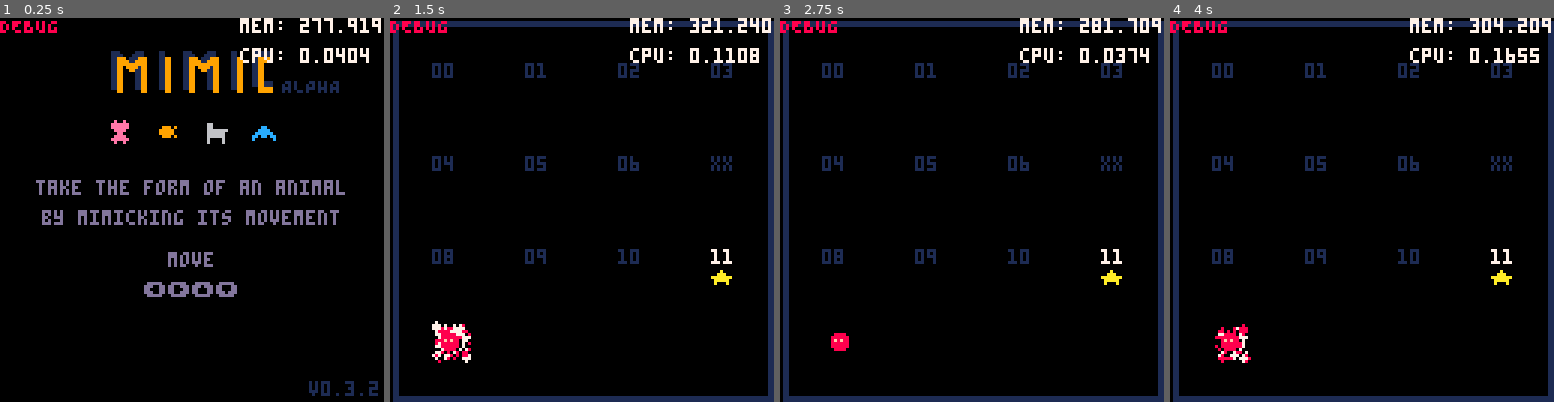
Above: before the commit, frames 1-4 (left to right).
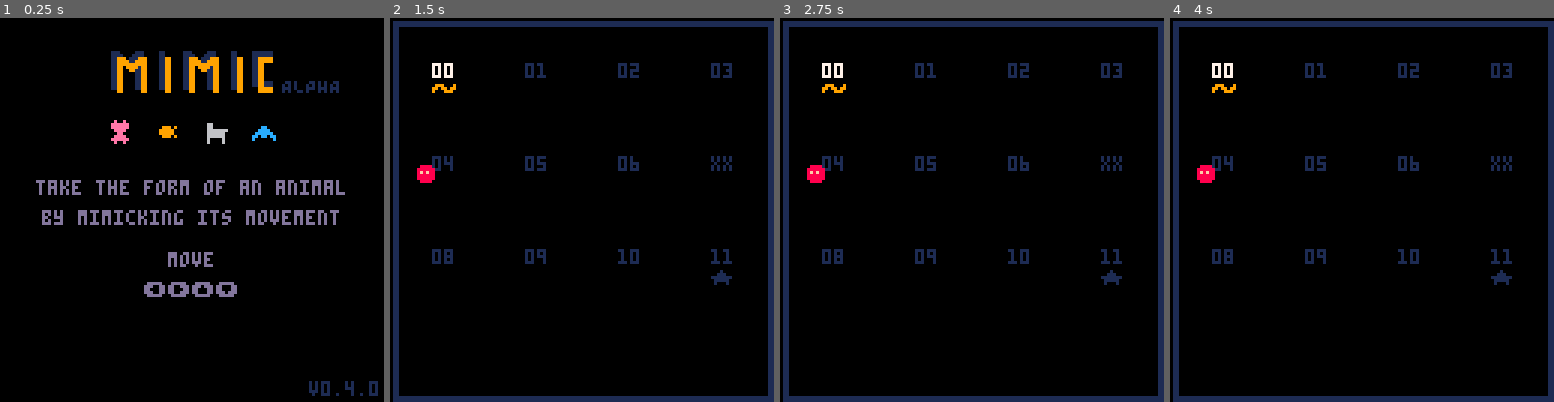
Above: after the commit, the same moments.

Repository: sourencho/mimic
Game: PICO-8 cartridge mimic.p8
The game is run twice, just before and just after one commit, with the same random seed, the same clock (stepped at 60 frames per second) and the same inputs.
Inputs:
- Up to frame 1 (0.25 s): no input
- Up to frame 2 (1.5 s): tap O (Z key) at 0.33, 0.7, 1.43 s; tap X (X key) at 1.07 s
- Up to frame 3 (2.75 s): hold Left 1.97-2.37 s; tap X (X key) at 2.07, 2.4, 2.73 s; tap O (Z key) at 2.22 s; hold Down from 2.42 s (still down)
- Up to frame 4 (4 s): release Down at 2.82 s; hold Right 2.87-3.53 s; tap X (X key) at 3.07, 3.4, 3.73 s; tap O (Z key) at 3.1, 3.98 s; hold Up from 3.58 s (still down)

The runs differ from the first frame. In frame 1, 1.4% of the frame differs, in the area x 0-100%, y 0-99%; in frame 2, 2.7%, in the area x 0-100%, y 0-90%; in frame 3, 2.2%; in frame 4, 2.5%.

Commit message:
Change butter pattern to start on UP and adjust all levels. Also bump to v0.4.0 for big animal features

Diff:
--- a/mimic.p8
+++ b/mimic.p8
@@ -1,13 +1,15 @@
 pico-8 cartridge // http://www.pico-8.com
 version 30
 __lua__
--- mimic v0.3.2
+-- mimic v0.4.0
 -- by sourencho
 
+VERSION = "v0.4.0"
+
 -- DATA
 
 -- SETTINGS
-start_level = 11
+start_level = 0
 level_count = 12
 skip_levels = {7}
 
@@ -24,8 +26,8 @@
 
 level_size = 16
 
-debug_mode = true
-SHOW_STATS = true
+debug_mode = false
+SHOW_STATS = false
 debug = "DEBUG\n"
 
 -- spr numbers 2x2 matrix to support large sprites
@@ -125,7 +127,7 @@
     },
     {
         spr_n = butter_spr,
-        pattern = {DOWN, DOWN, DOWN, UP , UP, UP},
+        pattern = {UP , UP, UP, DOWN, DOWN, DOWN},
         move_abilities = {tree, tree_small, win},
         push_abilities = {},
         display_name = "butterfly",
@@ -1353,7 +1355,7 @@
 
     map(100,58,36,10,8,4)
     print("ALPHA", 94, 20, 1)
-    print("v0.3.2", 103, 121, 1)
+    print(VERSION, 103, 121, 1)
 
     print(splash_inst_1, hcenter(splash_inst_1), 54, 13)
     print(splash_inst_2, hcenter(splash_inst_2), 64, 13)
@@ -1802,31 +1804,31 @@
 060626161616060505343737373537350000000000000000000000000000000006060606060606060606e5f5f4f4f5e500000000000000000000000000000000
 05052414051515751614171415151515000000000000000000000000000000001414140714141414243436342714141400000000000000000000000000000000
 167784848784848484978484c435353500000000007000000000000000000014061606161606061606f4e5f4f4e4f4e400000000000000000000000000000000
-15151414142514751614260714151515000000000072000000005100000000001417140714141414344644373414141400000000000000000000000000000000
-167514173535053534350505768494370000000000000000000000000000001406161616f4e5e4f4e5f4e4e4f4f4f4f500005100000000000000000000000000
+15151414142514751614260714151515000000000072000000000000000000001417140714141414344644373414141400000000000000000000000000000000
+167514173535053534350505768494370000000000000000000000000000001406161616f4e5e4f4e5f4e4e4f4f4f4f500000000000000000000000000000000
 05071414141417a71616161414241515000000000000000000000000000000001414141414141436343534363536241400000000000000000000000000000000
 167507343536051535363447053575370000007100000000000000000000001406160616e5e4f4f4e5f4f5f404e4f5e400000000000000000000000000000000
 17141427140514751616167484a41515000000000000000000000000000000001414141414143437353634053435341400000000000000007100000000000000
 26b7171436353505050535054736a7370000000000000000000000000000000006160616f4e4f4f4e4f4e4e5e5f4e4e400000000000000009000000000000000
-0614141405050575161616a715151515000000000000000000000000000000001414241414143636343405051546371400000000000000000000000000000000
+0614141405050575161616a715151515000000000000000000005100000000001414241414143636343405051546371400000000000000000000000000000000
 167507170626060615050505343675370000000000000000000000000000000006161616e5f4f5f4e4f4f4f4f4f5e5e500000000000000000000000000000000
 06141405050505958484849615151515000000000000000000000000000000001714141414363534350515150535343500000000000000000000000000000000
 167514140606060606060505053475160000000000000000000000000000000006160616f4e4e5f4f4f4f5f5e5f5f5e500000000000000000000000000000000
 06051515151515752414147515151515000000000000000000000000000000001414141435351515251515151505153400000000000000000000000000000000
-16a714141716161616160615151575160000000000000000000000000000000006160616e4f4f4e5f4f4f4f4f5f5e4e400000000000000000000000000000000
+16a714141716161616160615151575160000000000000000000000000000000006160616e4f4f4e5f4f4f410f5f5e4e400000000000000000000000000000000
 06071574848484d6141474c605150515000000000000000053000000000000001414141415151515151515151515151500000000000000000000720000000000
-1675061414140606161614251407b7260000000000000000000000720000000006161616e5e4e5f5e5e5f4f4f4f5f5e500000000000000000000000000000000
+1675061414140606161614251407b7260000000000000000000000720000000006161616e5e4e5f5e5e5f4f4f4f5f5e500005100000000000000000000000000
 061515a7060606151424751405171515000000000000000000000000000000001414151515151515152515151505151500000000000000000000000000000000
 167506141414140616141414140675060000000000000000000000000000000006161616140724251414141424f5e4f500000000000000000000000000000000
 061516b4060505050714752414141414000000000000000000000000005000001415151516161515151515161515151500000000000000000000000000000000
 06a70616171414240614141406167516000000000000000000000000000000000616071414171407241424141414f5f400000000000000000000000000000000
-06161616060505051515751514241406000000000000000000000000000000001524261414141616161616161616161600005100000000000000000000000000
-2675061617141424242425748484d626000000006100000000000000000000000607141414140714141414141414e4e400000000000000000000000000000000
+06161616060505051515751514241406000000000000000000000000000000001524261414141616161616161616161600000000000000000000000000000000
+2675061617141424242425748484d626000000000000000000000000000000000607141414140714141414141414e4e400000000000000000000000000000000
 06161616060505051515751516060606000000000000000000000000000000000505160624140716161616162416161600000000000000000000000000000000
 06750506171714242425057516161605000000000000000000000000000000000614071414071414241414141414f4e500000000000000000000000000000000
 06161616160505151515b41506060606000000000000000000000000000000000616161614141474848784a40714141614000000000000000000000000000000
 1675050626171414150574d616051535000000000000000000000000000000000614141414141714141414140714f5e500005000000000000000000000000000
-061616161616161515151515060604060000000000000000000000000000000016161616161714a7141714142426241600000000000000530000000000005000
+061616161616161515151515060604060000000000000000000000000000000016161616161714a7141714142426241600005100000000530000000000005000
 26b70605061614051526769425350437000000000000500000000000000000000614241414141414141417141414f5e400000000000000000000000000000000
 060606060606060615051515060606060000000000000000000000000000000084878484849784c6061616160606060600000000000000000000000000000000
 16750626160516161615157515373437000000000000000000000000000000000606060606060606060606060606e5e400000000000000000000000000000000
@@ -2003,48 +2005,48 @@
 616060606160606061616260606061600000000000000000000000000000000041416057414171674c614141707141410000000000000000000000000000000051677848484c6061474849606051606000000000000000000000000000000000626a484878484848794848487848484800000000000000000007000000000000
 60606060606060616060606060606060000000000000000000000000000000004141616a49414141576041414141414100000000000000000000000000000000505151515167484858707a5151516060000000000000000007000000000000005051515150606060515151515051505000000000000000000000000000000000
 6072414241704241417042416060406000050000000000000000000000000000424141616749417057607160606070410000000000000000000000000000000050515151515151516a486c5151606060000000000000000000000000000000005150516060616060515051515160606100000000000000000000000000000000
-6060606060416060606060606061606000000000000000000000000000000000417041416067784858606062606060600000000000000000000000000000000050515051515050515151515151616060002700000000000000000000000015005150606072515151515151516060606000000000050000000000000000000000
+6060606060416060606060606061606000000000000000000000000000000000417041416067784858606062606060600000000000000000000000000000000050515051515050515151515151616060002700000000000000000000000000005150606072515151515151516060606000000000050000000000000000000000
 6160606160714260616061606060606000000000000000000000000000000000414141416060606067496160606260600000000000000000000000000000000051515150515151515150774a51606060000000000000000000000000000000005161604241605151505151505160606100000000000000000000000000000000
 6060626061604170426060606260606000000000000000000000000000000000417141416160606160674848487949610000000000000000000000000007000041424141425151505151575150606060000005000000000000000000000000006061414170616060615150515150506000000000000000000000270000000000
-626060606060606070416060606160600000000000000000000000001500000071414170414141416060616160606a4800000000000000000000000000000000515141414141715147796c5160616061000000000000000000000000000000006041714141414161605160605151506000000000000000000000000000000000
-6060606060606260627060606060626000000000000000000000000000000000414141714141424141414260606061600000000000000000000000000000150050517748784848486c51515151506060000000000000000000000000000000006142606060607241606060616060616100000000000000000000000000000000
-4878484960606060604260606260606000000000000000000000000000000000414141417041414141414160606060600000000000000000000000000000000060505760505050515151515050516060000000000000000000000000000000006141606160606061606051606060506000000000001500000000000000000000
-6060606a48496060604160606060606000000000000000000000000000000000414241417141414142414161626261600000000000000000000000000000000060615760605070415150515151606060000000000000000000000000000000006041606060616161515151515150505000000000000000000000000000000000
-6061616061674960606060606060616000000000000000000000000000000000414141704171414141414160616160610000050000000000000000000000000048486d60616050606051515060606061000000000000000000000000000000006042606060616060605150505150505000000000000000000000000000000000
-6260626060607a60606060626060606000000000000000000000000000000000704141414170414141417141716061610000000000000000000000000000000060606060606261606160606060606162000000000000000000000000000000006160606160606161615150505050505000000000000000000000000000000000
+626060606060606070416060606160600000000000000000000000000000000071414170414141416060616160606a4800000000000000000000000000000000515141414141715147796c5160616061000000000000000000000000000015006041714141414161605160605151506000000000000000000000000000000000
+6060606060606260627060606060626000000000000000000000000000000000414141714141424141414260606061600000000000000000000000000000000050517748784848486c51515151506060000000000000000000000000000000006142606060607241606060616060616100000000000000000000000000000000
+4878484960606060604260606260606000000000000000000000000000000000414141417041414141414160606060600000000000000000000000000000000060505760505050515151515050516060000000000000000000000000000000006141606160606061606051606060506000000000000000000000000000000000
+6060606a48496060604160606060606000000000000000000000000015000000414241417141414142414161626261600000000000000000000000000000000060615760605070415150515151606060000000000000000000000000000000006041606060616161515151515150505000000000000000000000000000000000
+6061616061674960606060606060616000000000000000000000000000000000414141704171414141414160616160610000050000000000000000000000150048486d60616050606051515060606061000000000000000000000000000000006042606060616060605150505150505000000000000000000000000000000000
+6260626060607a60606060626060606000000000000000000000000000000000704141414170414141417141716061610000000000000000000000000000000060606060606261606160606060606162000000000000000000000000000000006160606160606161615150505050505000000000001500000000000000000000
 4141414141414141414141414141414100000000000000000000000000000000606060606060606060606060606060600000000000000000000000000000000061606261606060606160506160616060000000000000000000000000000000006061616060616161615050505751505000000000000000000000000000000000
-4141414143414143416341414141414100000000000000000000000000000000606060606060606060606060606160610000000000150000000000000000000060616060606060616162615050626060000000000000000000000000000000006060606060616060605050476c51515100000000000000000000000000000000
+4141414143414143416341414141414100000000000000000000000000000000606060606060606060606060606160610000000000000000000000000000000060616060606060616162615050626060000000000000000000000000000000006060606060616060605050476c51515100000000000000000000000000000000
 4143434143436343435343414143414100000000000000000000000000000000616161606161616161616061474878480000000000000000000000000000000060626260616161626060616050506060000000000000000000000000000000006060606060615b484848486d5151505000000000000000000000000000000000
-4163405343537363734343634343636300000000001700000000000000000000616061616261606161616161576060600000000000000000000000000000001560606161606060606160605151506061000000000000000000000000000000006160606060616060606161425050505000000000000000000000000000270000
-43435363436343435373736343636343000000000000000000000000000000004878484961616147487848495760606100000000000000000000000000000000606161616062626060616050405060600000000000000000000000000000000061605a6060616160606061415050505000000000000000000000000000000000
+4163405343537363734343634343636300000000001700000000000000000000616061616261606161616161576060600000000000000000000000000000000060606161606060606160605151506061000000000000000000000000000000006160606060616060606161425050505000000000000000000000000000270000
+43435363436343435373736343636343000000000000000000000000000000004878484961616147487848495760606100000000001500000000000000000000606161616062626060616050405060600000000000000000000000000000000061605a6060616160606061415050505000000000000000000000000000000000
 434343774848784848794a5351515053000000000000000000000000000000006060615761616157515050676d60616100000000000000000000000000000000606060606060606161606050505060600000000000000000000000000000000061607a6060606160606061416060505000000000000000000000000000000000
-4879486c61606061604161635150506300000000000000000000000000000000606061677948486d5161616160607061000000000000000000000000000000006062606160606062605150515051515000000000000000000000000000000000616067484960616061774a417260505000000000000000000000000000000000
-616160616161616161615150505151514100000000000000000000000000000061616051505150515141714172414161000000000000000000000000000000006062626060606060605041505050615100000000000000000000000000000000516060607a616060615760414160505000000000000000000000000000000000
-6141414172414141414241414172416000000000000000000000000000000000605151515050515051417041414141610000000000000000000000000000000060616060414170606051715051506050000000000000000000000000000000005050516159484878486c60704160505000000000000000000007000000000000
-5041724141414241414160515050516000000000000000000000000000000000615151505051505147784a4141417261000000000000000000000000000000006160615172414141605041505150605100000000000000000000000000000000515047486c604172414141416060505000000000000000000000000000000000
-507041514141417241606050515051510000000063000000000000000000000051515152514748486d4141417241616100000000000000000000000000000000606051504141414260504150505060500000000000000000000000000000000051517a6060414162414141416060505000000000000000150000000000000000
-5051415060526041605151515150515100000000000000000000000000000000515250505257617041417141414160610000270000000000000000000000000062605050524141414141415060506060000000000000000000000000000000005050576071416061606070715151515000000000000000000000000000000000
-515051516041606151515150515051510000000000000000000000000000000051515151517a614162414141417261610000000000000000000000000000000060605150706041414241715060506062000000000000000000000000000000005150574141416161606060505051405000000000000000000000000000000000
-5050506061726160605050505150505100000000000000000000000000000000514051515167496142624141714160610000000000000000000000000000000062605150506141616161515161515061000000270000050000000000000000005050574241606060606061515151505000000005000000000000000000000000
+4879486c61606061604161635150506300000000000000000000000000000000606061677948486d5161616160607061000000000000000000000000000000006062605160606062605150515051515000000000000000000000000000000000616067484960616061774a417260505000000000000000000000000000000000
+616160616161616161615150505151514100000000000000000000000000000061616051505150515141714172414161000000000000000000000000000000006050515160606060605041505050615100000000000000000000000000000000516060607a616060615760414160505000000000000000000000000000000000
+6141414172414141414241414172416000000000000000000000000000000000605151515050515051417041414141610000000000000000000000000000000060515051424170606051715051506050000000000000000000000000000000005050516159484878486c60704160505000000000000000000007000000000000
+5041724141414241414160515050516000000000000000000000000000000000615151505051505147784a4141417261000000000000000000000000000000006160515141414141605041505150605100000000000000000000000000000000515047486c604172414141416060505000000000000000000000000000000000
+507041514141417241606050515051510000000063000000000000000000000051515152514748486d4141417241616100000000000000000000000000000000606051505241414260504150505060500000000000000000000000000000000051517a6060414162414141416060505000000000000000000000000000000000
+5051415060526041605151515150515100000000000000000000000000000000515250505257617041417141414160610000270000000000000000000000000062605050414141414141415060506060000000000000000000000000000000005050576071416061606070715151515000000000000000000000000000000000
+515051516041606151515150515051510000000000000000000000000000000051515151517a614162414141417261610000000000000000000000000000000060605150704141414241715060506062000000270000000000000000000000005150574141416161606060505051405000000000000000000000000000000000
+5050506061726160605050505150505100000000000000000000000000000000514051515167496142624141714160610000000000000000000000000000000062605150506141616161515161515061000000000000050000000000000000005050574241606060606061515151505000000005000000150000000000000000
 51506060614161616060515151515151000000000005000000000027000000005151515151515761416160604141616000000000000000000500000000000000606150515060606060606260606061610000000000000000000000000000000050507b6060606051525161616150505000000000000000000000000000000000
-50505050505050505050505050505050000000000000000000000000000000005150505250507a6060606060606060600000000000000200000000000000000060606160616061616161616161616060000000000000000000000000000000005050576160615250515151606060606000000000000000000000000000000000
-…(20 lines of a section not shown)…
+50505050505050505050505050505050000000000000000000000000000000005150505250507a6060606060606060600000000000000200000000000000000060515050616061616161616161616060000000000000000000000000000000005050576160615250515151606060606000000000000000000000000000000000
+…(20 lines of a section not shown)…
